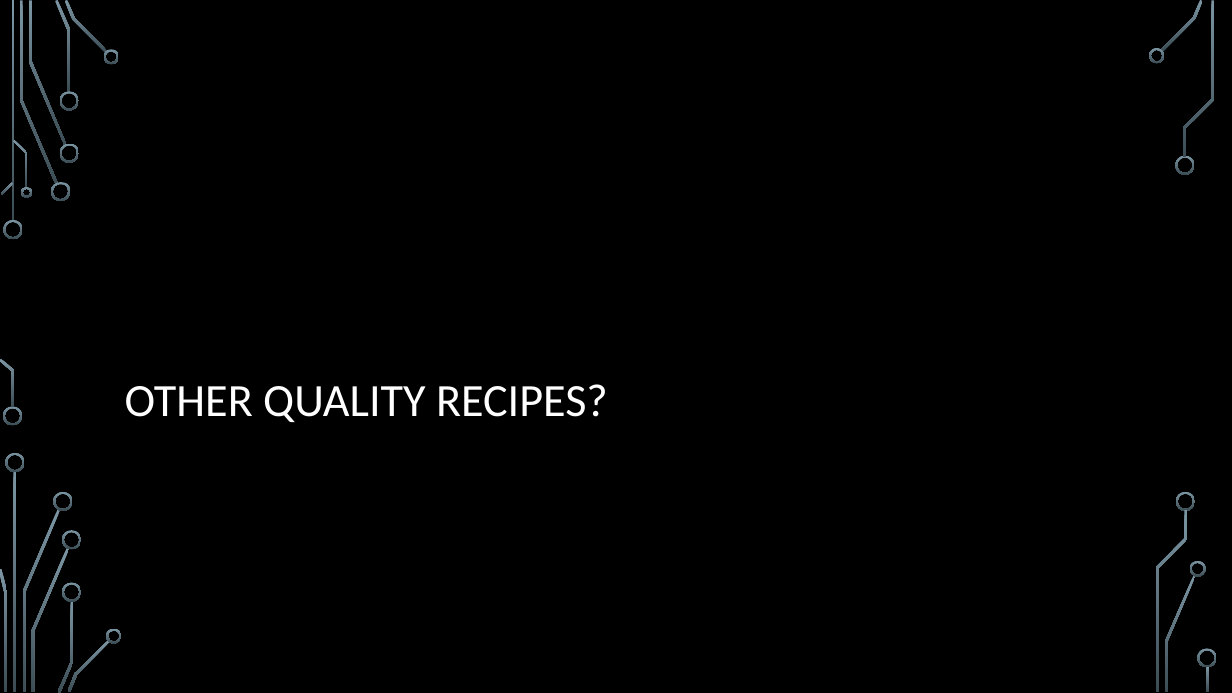
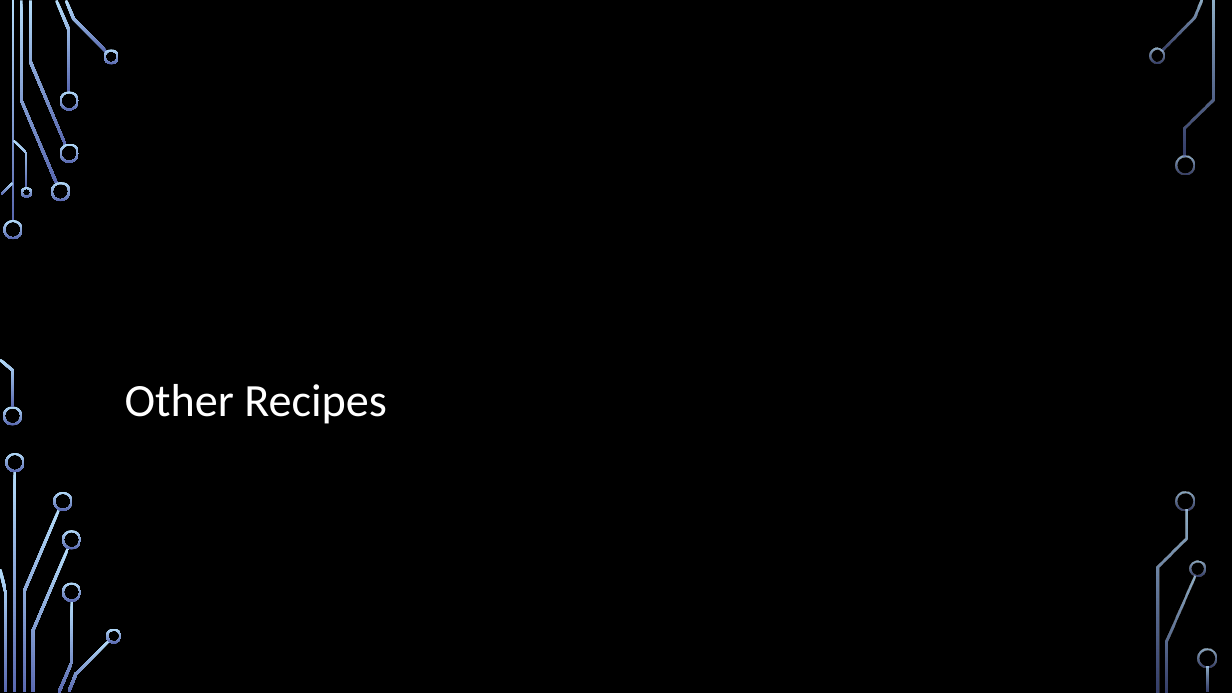
Before and after one commit to IntegerMan/SoftwareQualityTalk, a slide deck: slide 28 of Software Quality Recipes for Legacy.pptx (slide 8 before the commit). Drawn at 1232x693 pixels with LibreOffice and Linux fonts; fonts in the diff are those of the drawing; background and template pictures are left out. Boxes give left, top, right and bottom in pixels: in the first picture for what was removed or moved away, otherwise in the second. Text is boxed around its words. In the diff, an @@ line names an element or a change of style, - is before the commit and + after.

```diff
--- a/Software Quality Recipes for Legacy.pptx
+++ b/Software Quality Recipes for Legacy.pptx
@@ fill gradient #7C96A3 to #3B4C54 to gradient #B4DCFA to #5968B0 in 36 elements at (x1=4, y1=220, x2=23, y2=239), (x1=3, y1=407, x2=22, y2=426), (x1=20, y1=1, x2=57, y2=184), (x1=51, y1=182, x2=70, y2=201), (x1=29, y1=1, x2=66, y2=145), (x1=55, y1=0, x2=71, y2=92), (x1=59, y1=143, x2=79, y2=163), (x1=59, y1=91, x2=79, y2=111), (x1=65, y1=0, x2=107, y2=54), (x1=104, y1=49, x2=120, y2=64), (x1=1, y1=182, x2=14, y2=195), (x1=0, y1=359, x2=14, y2=408), (x1=13, y1=140, x2=28, y2=188), (x1=20, y1=187, x2=31, y2=198), (x1=14, y1=471, x2=17, y2=692), (x1=22, y1=509, x2=59, y2=691), (x1=6, y1=453, x2=25, y2=472), (x1=0, y1=568, x2=6, y2=691), (x1=54, y1=492, x2=73, y2=511), (x1=31, y1=548, x2=69, y2=692), (x1=57, y1=601, x2=73, y2=693), (x1=62, y1=531, x2=81, y2=550), (x1=62, y1=582, x2=81, y2=602), (x1=67, y1=640, x2=110, y2=692), (x1=106, y1=628, x2=122, y2=643), (x1=1161, y1=0, x2=1203, y2=52), (x1=1149, y1=48, x2=1165, y2=64), (x1=1176, y1=155, x2=1195, y2=175), (x1=1165, y1=576, x2=1196, y2=692), (x1=1190, y1=561, x2=1206, y2=577), (x1=1184, y1=1, x2=1214, y2=157), (x1=1177, y1=492, x2=1196, y2=511), (x1=1156, y1=510, x2=1188, y2=692), (x1=1198, y1=649, x2=1217, y2=668), (x1=1207, y1=666, x2=1210, y2=692), (x1=11, y1=1, x2=14, y2=222) @@
@@ title at (x1=125, y1=384, x2=387, y2=424): text changed @@
-OTHER QUALITY RECIPES?
+Other Recipes
```
Also in this commit, not shown: 6 other slides changed, 40 slides added, 2 slides removed.
